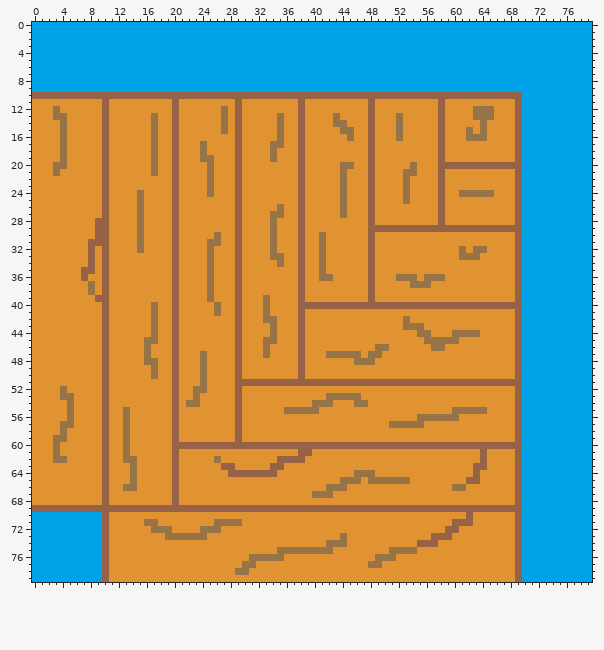
Sprite sheet -- DxLib_TGS2025/Resource/images/woodroad_RB.png. Above, as it was before the edit.
The file is 80x80 pixels.
New version:
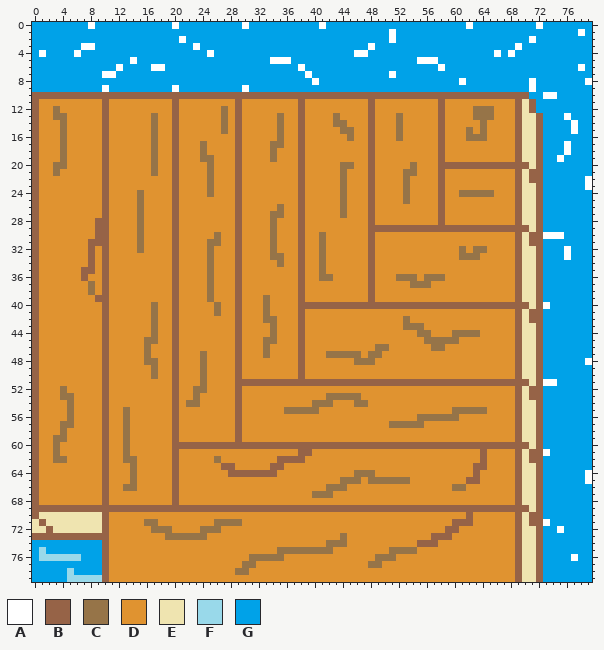
Palette (. is transparent): A #ffffff  B #966347  C #967448  D #e09330  E #efe4b0  F #99d9ea  G #00a2e8
The exact change:
Changed rows in their new state; - is an unchanged pixel.
first column x 0:
 0 --------A-----------A---------A----------A--------------------A---------A-------
 1 ---------------------------------------------------A--------------------------A-
 2 ---------------------A-----------------------------A-------------------A--------
 3 -------AA--------------A------------------------A--------------------A----------
 4 -A----A------------------A--------------------AA------------------A-A-----------
 5 --------------A-------------------AAA------------------AAA----------------------
 6 ------------A----AA-------------------A-------------------A-------------------A-
 7 ----------AA---------------------------A-----------A----------------------------
 8 ----------------------------------------A--------------------A---------A-------A
 9 ----------A---------A---------A----------------------------------------A--------
10 ----------------------------------------------------------------------B--AA-----
11 B---------------------------------------------------------------------EB--------
12 B---------------------------------------------------------------------EB--------
13 B---------------------------------------------------------------------EEB---A---
14 B---------------------------------------------------------------------EEB----A--
15 B---------------------------------------------------------------------EEB----A--
16 B---------------------------------------------------------------------EEB-------
17 B---------------------------------------------------------------------EEB---A---
18 B---------------------------------------------------------------------EEB---A---
19 B---------------------------------------------------------------------EEB--A----
20 B---------------------------------------------------------------------BEB-------
21 B---------------------------------------------------------------------EBB-------
22 B---------------------------------------------------------------------EBB------A
23 B---------------------------------------------------------------------EEB------A
24 B---------------------------------------------------------------------EEB-------
25 B---------------------------------------------------------------------EEB-------
26 B---------------------------------------------------------------------EEB-------
27 B---------------------------------------------------------------------EEB-------
28 B---------------------------------------------------------------------EEB-------
29 B---------------------------------------------------------------------BEB-------
30 B---------------------------------------------------------------------EBBAAA----
31 B---------------------------------------------------------------------EBB-------
32 B---------------------------------------------------------------------EEB---A---
33 B---------------------------------------------------------------------EEB---A---
34 B---------------------------------------------------------------------EEB-------
35 B---------------------------------------------------------------------EEB-------
36 B---------------------------------------------------------------------EEB-------
37 B---------------------------------------------------------------------EEB-------
38 B---------------------------------------------------------------------EEB-------
39 B---------------------------------------------------------------------EEB-------
40 B---------------------------------------------------------------------BEBA------
41 B---------------------------------------------------------------------EBB-------
42 B---------------------------------------------------------------------EBB-------
43 B---------------------------------------------------------------------EEB-------
44 B---------------------------------------------------------------------EEB-------
45 B---------------------------------------------------------------------EEB-------
46 B---------------------------------------------------------------------EEB-------
47 B---------------------------------------------------------------------EEB-------
48 B---------------------------------------------------------------------EEB------A
49 B---------------------------------------------------------------------EEB-------
50 B---------------------------------------------------------------------EEB-------
51 B---------------------------------------------------------------------BEBAA-----
52 B---------------------------------------------------------------------EBB-------
53 B---------------------------------------------------------------------EBB-------
54 B---------------------------------------------------------------------EEB-------
55 B---------------------------------------------------------------------EEB-------
56 B---------------------------------------------------------------------EEB-------
57 B---------------------------------------------------------------------EEB-------
58 B---------------------------------------------------------------------EEB-------
59 B---------------------------------------------------------------------EEB-------
60 B---------------------------------------------------------------------BEB-------
61 B---------------------------------------------------------------------EBBA------
62 B---------------------------------------------------------------------EBB-------
63 B---------------------------------------------------------------------EEB-------
64 B---------------------------------------------------------------------EEB------A
65 B---------------------------------------------------------------------EEB------A
66 B---------------------------------------------------------------------EEB-------
67 B---------------------------------------------------------------------EEB-------
68 B---------------------------------------------------------------------EEB-------
69 ----------------------------------------------------------------------BEB-------
70 BEEEEEEEEE------------------------------------------------------------EBB-------
71 EBEEEEEEEE------------------------------------------------------------EBBA------
72 EEBEEEEEEE------------------------------------------------------------EEB--A----
73 BBBBBBBBBB------------------------------------------------------------EEB-------
74 ----------------------------------------------------------------------EEB-------
75 -F--------------------------------------------------------------------EEB-------
76 -FFFFFF---------------------------------------------------------------EEB----A--
77 ----------------------------------------------------------------------EEB-------
78 -----F----------------------------------------------------------------EEB-------
79 -----FFFFF------------------------------------------------------------EEB-------
Boxes around the changes in both pictures, in picture pixels (x1, y1, x2, y2):
changed: (74, 22, 214, 92)
changed: (242, 22, 326, 85)
changed: (354, 22, 473, 85)
changed: (494, 22, 592, 582)
changed: (39, 50, 46, 57)
changed: (242, 85, 249, 92)
changed: (32, 99, 102, 582)
